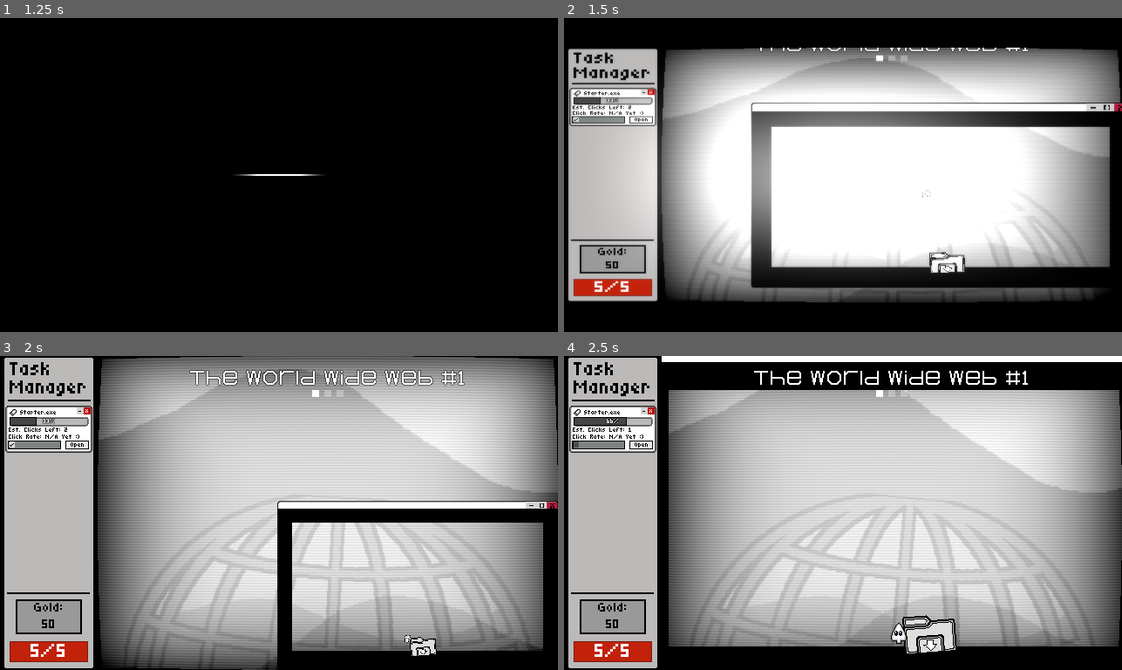
Above: before the commit, frames 1-4 (two rows, left to right).
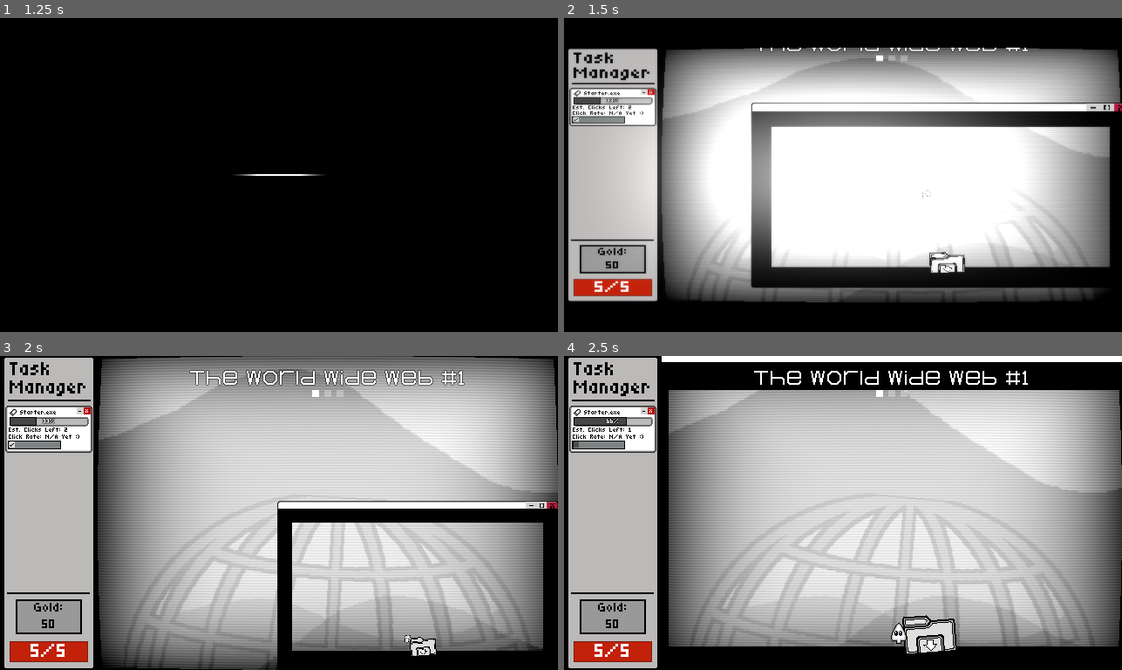
Above: after the commit, the same moments.

Repository: TNT-A/clicker-game-platformer
Game: Godot game, scene res://main_menu/main_menu.tscn
The game is run twice, just before and just after one commit, with the same random seed, the same clock (stepped at 60 frames per second) and the same inputs.
Inputs:
- Up to frame 1 (1.25 s): click "Quick Start" at 0.5 s
- Up to frame 2 (1.5 s): click "Auto Launch?" at 1.25 s
- Up to frame 3 (2 s): no input
- Up to frame 4 (2.5 s): click "Auto Launch?" at 2 s

Frame 1 is identical in both runs. In frame 2, less than 0.1% of the frame differs, in the area x 11-16%, y 31-34%; in frame 3, less than 0.1%; in frame 4, less than 0.1%.

Commit message:
Final changes
Made like 175980439823982 builds because it kept breaking. Did a lot of debugging and minor changes and now it works!

Diff:
--- a/clicker-platformer/clicker_panel/ability/ability_panel.tscn
+++ b/clicker-platformer/clicker_panel/ability/ability_panel.tscn
@@ -205,6 +205,7 @@
 text = "Auto Launch?"
 
 [node name="ButtonOpen" type="Button" parent="ExpandPanel/ExpandDetails/HBoxVclickables"]
+visible = false
 custom_minimum_size = Vector2(26, 0)
 layout_mode = 2
 text = "Open"
--- a/clicker-platformer/components/shot_component/shot_component.gd
+++ b/clicker-platformer/components/shot_component/shot_component.gd
@@ -40,9 +40,6 @@
 		else:
 			get_parent().get_parent().add_child(new_projectile)
 	new_projectile.global_position = get_parent().global_position
-	#print("Projectile Pos: " + str(new_projectile.global_position) + " | " + str(get_parent().global_position) + " | " + str(InfoManager.player.global_position))
-
-#BIG CURRENT ISSUE: SHOT COMPONENT SHOOTS BULLET FROM A CERTAIN NUMBER OF PIXELS TO THE RIGHT OF WHERE IT SHOULD BE SHOT FROM???? BUT EVERYTHING SAYS THE POSITION IS CORRECT????
 
 func create_shot_from_resource(dir : Vector2, projectile_resource : ProjectileResource):
 	var new_projectile : Projectile = projectile_resource.projectile_scene.instantiate()
@@ -64,7 +61,6 @@
 		else:
 			get_parent().get_parent().add_child(new_projectile)
 	new_projectile.global_position = get_parent().global_position
-	#print("Projectile Pos: " + str(new_projectile.global_position) + " | " + str(get_parent().global_position))
 
 func call_pattern(dir : Vector2, shot_pattern_num : int):
 	var shot_pattern : ShotPatternResource
@@ -80,14 +76,36 @@
 			await get_tree().create_timer(shot_cooldown).timeout
 	shot_finished.emit()
 
+#func call_shot(dir : Vector2, shot_data : ShotDataResource):
+	#var shot_callable = Callable(self,  shot_data.get_shot_type() + "_shot")
+	#var new_dir : Vector2
+	#var og_rad : float = dir.angle()
+	#og_rad += deg_to_rad(shot_data.direction_offset)
+	#var offset_dir : Vector2 = Vector2(cos(og_rad), sin(og_rad))
+	#new_dir = dir + offset_dir
+	#shot_callable.call(new_dir, shot_data)
+
 func call_shot(dir : Vector2, shot_data : ShotDataResource):
-	var shot_callable = Callable(self,  shot_data.get_shot_type() + "_shot")
 	var new_dir : Vector2
 	var og_rad : float = dir.angle()
 	og_rad += deg_to_rad(shot_data.direction_offset)
 	var offset_dir : Vector2 = Vector2(cos(og_rad), sin(og_rad))
 	new_dir = dir + offset_dir
-	shot_callable.call(new_dir, shot_data)
+	match shot_data.get_shot_type():
+		"single":
+			single_shot(new_dir, shot_data)
+		"spread":
+			spread_shot(new_dir, shot_data)
+		"surround":
+			surround_shot(new_dir, shot_data)
+		"burst_single":
+			burst_single_shot(new_dir, shot_data)
+		"burst_spread":
+			burst_spread_shot(new_dir, shot_data)
+		"burst_surround":
+			burst_surround_shot(new_dir, shot_data)
+		_:
+			push_error("Unknown shot type: " + str(shot_data.get_shot_type()))
 
 ##Code for shooting straight forward once
 func single_shot(dir : Vector2, shot_data : ShotDataResource):
--- a/clicker-platformer/enemies/bosses/wifi_boss.tscn
+++ b/clicker-platformer/enemies/bosses/wifi_boss.tscn
@@ -483,7 +483,7 @@
 collision_layer = 0
 script = ExtResource("1_atjox")
 enemy_name = "Wifi Boss"
-max_health = 300
+max_health = 200
 health = 1
 is_boss = true
 metadata/_custom_type_script = "uid://c1q1k3vkaw7da"
@@ -514,7 +514,7 @@
 
 [node name="HealthComponent" parent="." node_paths=PackedStringArray("parent", "sprite") instance=ExtResource("3_b8v2q")]
 parent = NodePath("..")
-health = 300
+health = 200
 is_enemy = true
 sprite = NodePath("../Sprite2D")
 effects_active = true
--- a/clicker-platformer/game_manager/game_manager.tscn
+++ b/clicker-platformer/game_manager/game_manager.tscn
@@ -1,7 +1,8 @@
-[gd_scene load_steps=17 format=3 uid="uid://c4x12ro4xroue"]
+[gd_scene load_steps=18 format=3 uid="uid://c4x12ro4xroue"]
 
 [ext_resource type="Script" uid="uid://bo12pkfkncksm" path="res://game_manager/game_manager.gd" id="1_ong7i"]
 [ext_resource type="PackedScene" uid="uid://dn5tr7atr6jap" path="res://tools/click_manager.tscn" id="2_kkxic"]
+[ext_resource type="Resource" uid="uid://crorb8osgolvf" path="res://room_controller/area_resources/test_area_resource.tres" id="2_o7rsn"]
 [ext_resource type="PackedScene" uid="uid://x2p2eksxd32a" path="res://clicker_panel/panel/clicker_panel.tscn" id="3_03pqa"]
 [ext_resource type="PackedScene" uid="uid://yquvtiksfkor" path="res://enemy_controller/enemy_controller.tscn" id="3_fjsdi"]
 [ext_resource type="PackedScene" uid="uid://psceuq6r6wuf" path="res://room_controller/room_controller.tscn" id="3_kkxic"]
@@ -23,6 +24,7 @@
 
 [node name="GameManager" type="Node"]
 script = ExtResource("1_ong7i")
+area_resource = ExtResource("2_o7rsn")
 
 [node name="SubViewportContainer" type="SubViewportContainer" parent="."]
 offset_left = 112.0
@@ -41,6 +43,7 @@
 [node name="ClickManager" parent="SubViewportContainer/SubViewport" instance=ExtResource("2_kkxic")]
 
 [node name="ProjectileHub" parent="SubViewportContainer/SubViewport" instance=ExtResource("3_oxvrm")]
+z_index = 1
 
 [node name="RoomController" parent="SubViewportContainer/SubViewport" instance=ExtResource("3_kkxic")]
 position = Vector2(80, 0)
@@ -134,7 +137,7 @@
 
 [node name="AudioStreamPlayer" type="AudioStreamPlayer" parent="."]
 stream = ExtResource("15_lv052")
-volume_db = -10.0
+volume_db = -15.0
 autoplay = true
 
 [connection signal="pressed" from="UILayer/LoseScreen/LoseButton" to="." method="_on_lose_button_pressed"]
--- a/clicker-platformer/pause_menu/pause_menu.gd
+++ b/clicker-platformer/pause_menu/pause_menu.gd
@@ -36,7 +36,9 @@
 	open_settings()
 
 func _on_menu_button_pressed() -> void:
+	print("yep game ending")
 	SignalBus.game_end.emit()
+	Engine.time_scale = 1
 
 func _on_settings_menu_close_pause() -> void:
 	close_menu()
--- a/clicker-platformer/pause_menu/pause_menu.tscn
+++ b/clicker-platformer/pause_menu/pause_menu.tscn
@@ -38,6 +38,7 @@
 text = "Back to Game"
 
 [node name="SettingsButton" type="Button" parent="PauseUI/VBoxContainer"]
+visible = false
 layout_mode = 2
 text = "Settings"
 
@@ -46,6 +47,7 @@
 text = "Return to Menu"
 
 [node name="SettingsMenu" parent="." instance=ExtResource("2_rd7dy")]
+visible = false
 layout_mode = 1
 
 [connection signal="pressed" from="PauseUI/VBoxContainer/GameButton" to="." method="_on_game_button_pressed"]
--- a/clicker-platformer/projectile_hub/projectile_hub.gd
+++ b/clicker-platformer/projectile_hub/projectile_hub.gd
@@ -9,12 +9,14 @@
 ##Returns a dictionary of every active projectile as well as if the projectile belongs to the player or an enemy
 func get_projectiles() -> Dictionary[Projectile, String]:
 	var projectile_list : Dictionary[Projectile, String]
-	for child in player_projectiles:
+	for child in player_projectiles.get_children():
 		if is_instance_valid(child) and child is Projectile:
-			projectile_list[child] = "player"
-	for child in enemy_projectiles:
+			var cur_child : Projectile = child
+			projectile_list[cur_child] = "player"
+	for child in enemy_projectiles.get_children():
 		if is_instance_valid(child) and child is Projectile:
-			projectile_list[child] = "enemy"
+			var cur_child : Projectile = child
+			projectile_list[cur_child] = "enemy"
 	return projectile_list
 
 #Queue every active projectile in the scene
Not shown, added: clicker-platformer/build/mac_build_1/index.apple-touch-icon.png.import
Not shown, added: clicker-platformer/build/mac_build_1/index.icon.png.import
Not shown, added: clicker-platformer/build/mac_build_1/index.png.import
Not shown, added: clicker-platformer/build/mac_build_2/index.apple-touch-icon.png.import
Not shown, added: clicker-platformer/build/mac_build_2/index.icon.png.import
Not shown, added: clicker-platformer/build/mac_build_2/index.png.import
Not shown, added: clicker-platformer/build/mac_build_3/index.apple-touch-icon.png.import
Not shown, added: clicker-platformer/build/mac_build_3/index.icon.png.import
Not shown, added: clicker-platformer/build/mac_build_3/index.png.import
Not shown, added: clicker-platformer/build/mac_build_4/index.apple-touch-icon.png.import
Not shown, added: clicker-platformer/build/mac_build_4/index.icon.png.import
Not shown, added: clicker-platformer/build/mac_build_4/index.png.import
(and 80 more such lines)
